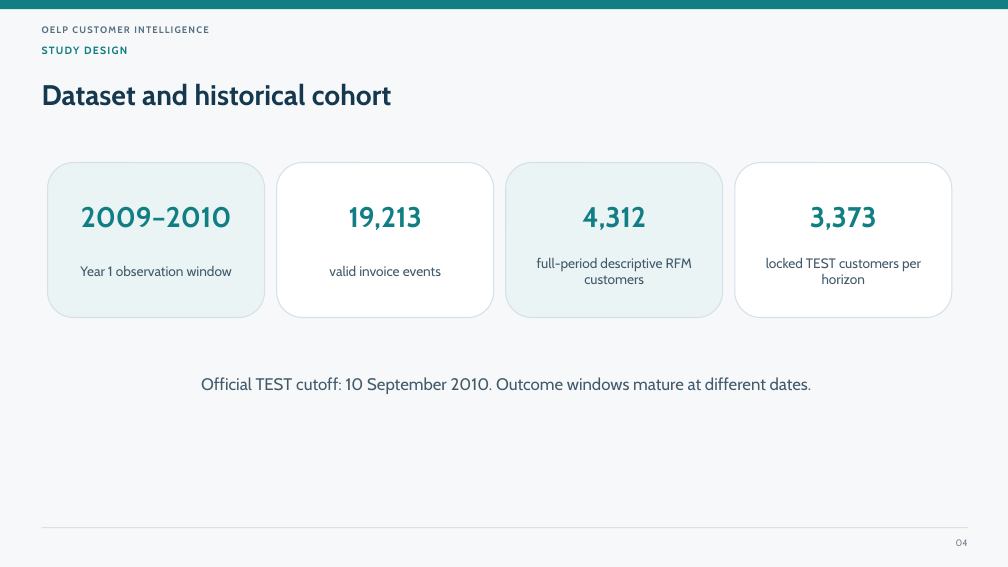
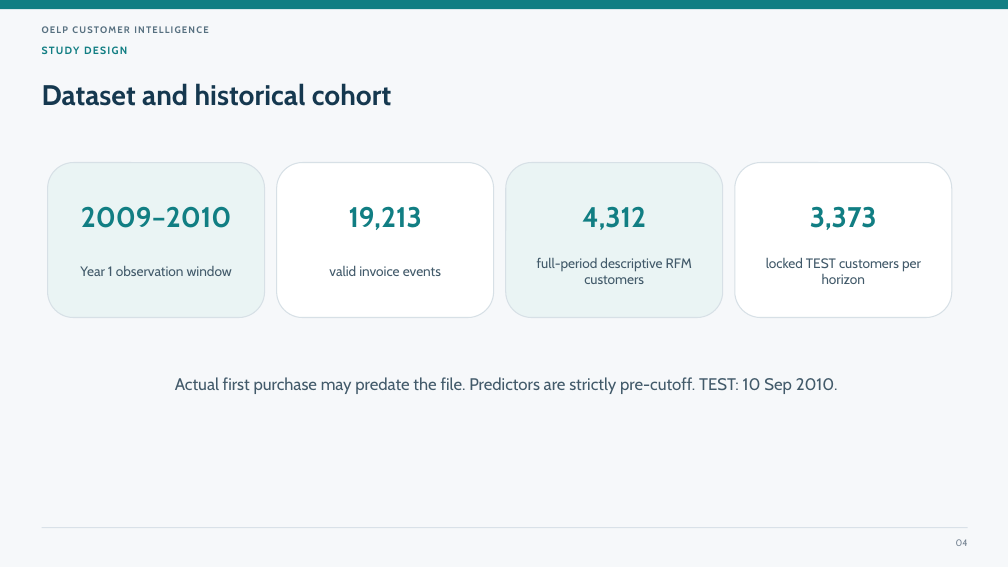
Before and after one commit to Punit-IITPKD/OELP_project, a slide deck: slide 4 of docs/submission/FINAL_PRESENTATION.pptx. Drawn at 1008x567 pixels with LibreOffice and Linux fonts; fonts in the diff are those of the drawing. Boxes give left, top, right and bottom in pixels: in the first picture for what was removed or moved away, otherwise in the second. Text is boxed around its words. In the diff, an @@ line names an element or a change of style, - is before the commit and + after.

```diff
--- a/docs/submission/FINAL_PRESENTATION.pptx
+++ b/docs/submission/FINAL_PRESENTATION.pptx
@@ text at <box>175,377,838,394</box>: text changed @@
-Official TEST cutoff: 10 September 2010. Outcome windows mature at different dates.
+Actual first purchase may predate the file. Predictors are strictly pre-cutoff. TEST: 10 Sep 2010.
```
Also in this commit, not shown: 2 other slides changed, 15 other files.
